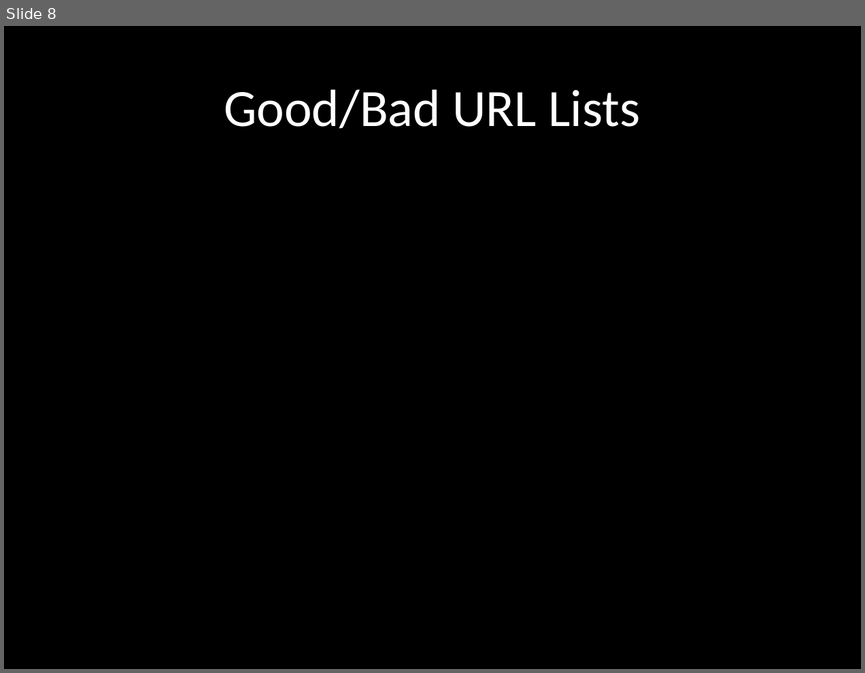
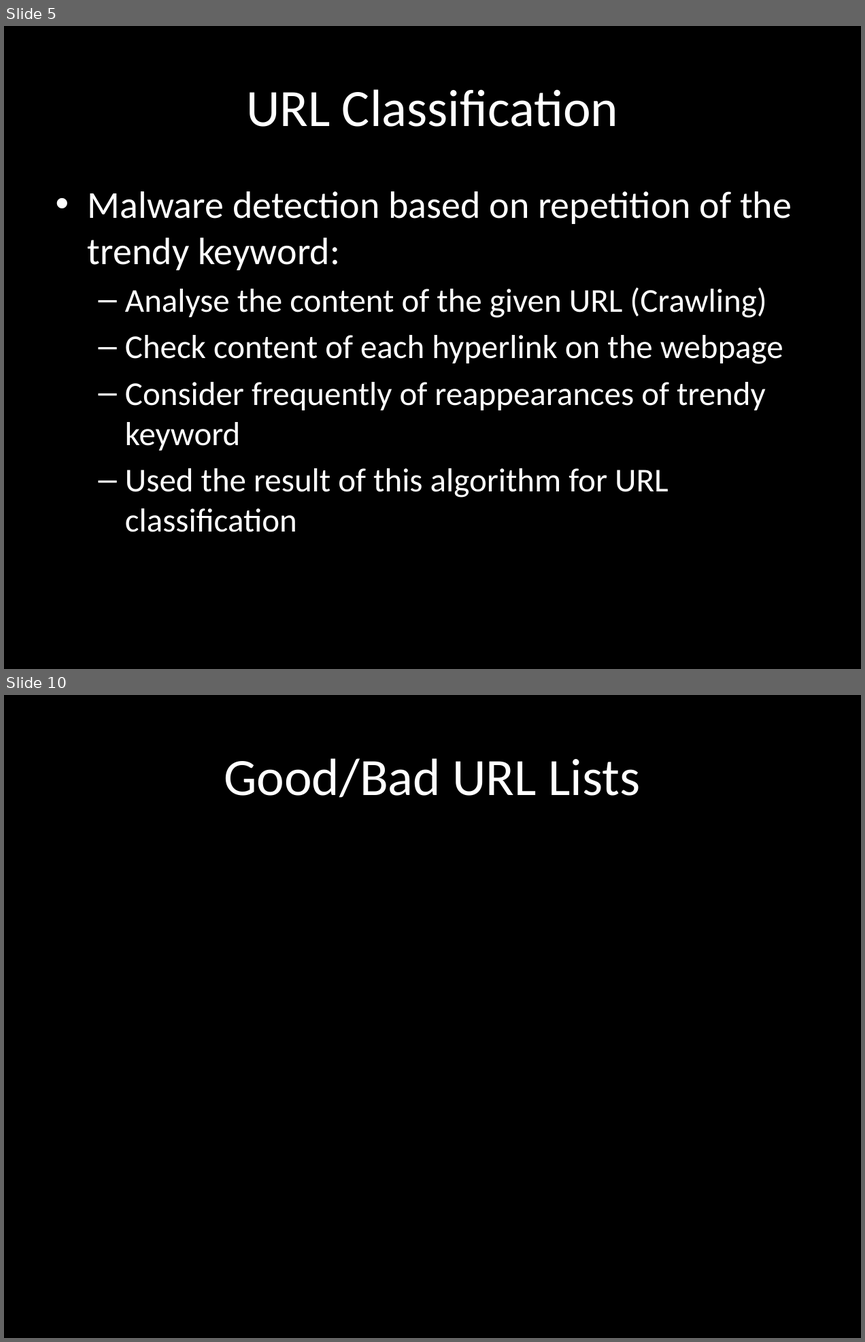
Before and after one commit to chrissorchard/malucrawl, a slide deck: doc/pres2/wk8-progress.pptx. Shown one above the other, each under a label of ours: slide 8 before the commit, slides 5 and 10 after it; the slides between them are not shown. The pictures are 865x673 and 865x1342 pixels, drawn with LibreOffice and Linux fonts; fonts in the diff are those of the drawing; background and template pictures are left out. Boxes give left, top, right and bottom in pixels: in the first picture for what was removed or moved away, otherwise in the second. Text is boxed around its words. In the diff, an @@ line names an element or a change of style, - is before the commit and + after.

```diff
--- a/doc/pres2/wk8-progress.pptx
+++ b/doc/pres2/wk8-progress.pptx
@@ slide 5 added at box(4, 26, 861, 669), background picture (left out) @@
@@ title added at box(246, 89, 618, 127), 44 pt, text #FFFFFF @@
+URL Classification
@@ text added at box(88, 191, 791, 532), 28 pt, text #FFFFFF @@
+• Malware detection based on repetition of the trendy keyword:
+  – Analyse the content of the given URL (Crawling)
+  – Check content of each hyperlink on the webpage
+  – Consider frequently of reappearances of trendy keyword
+  – Used the result of this algorithm for URL classification
@@ what was slide 8 is now slide 10 @@
```
Also in this commit, not shown: 5 slides changed, 1 other slide added.
